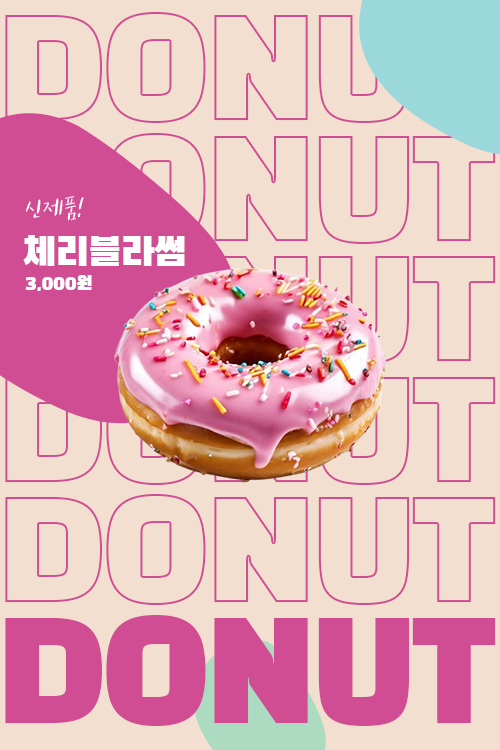
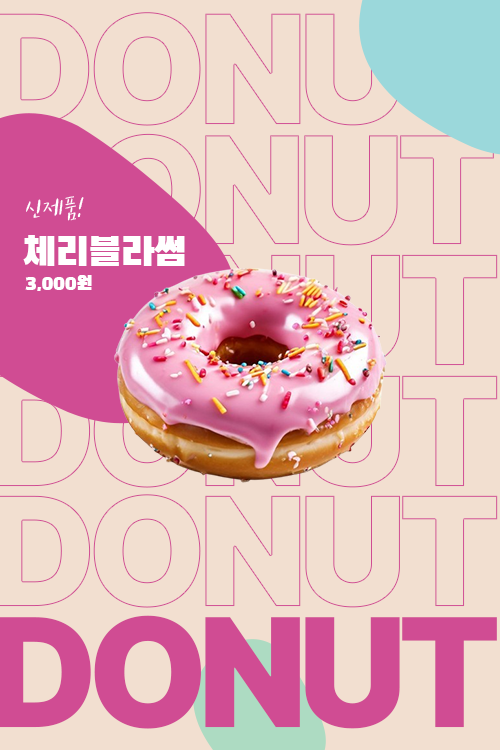
The second 500×750 image is a revision of the first. Changes to its layers:
painted on "DONUT" (1st of 6, in "타이포그래피") over (0, 615, 497, 729)
painted on "DONUT" (2nd of 6, in "타이포그래피") over (0, 494, 498, 608)
painted on "DONUT" (3rd of 6, in "타이포그래피") over (0, 375, 498, 488)
painted on "DONUT" (4th of 6, in "타이포그래피") over (223, 254, 498, 366)
painted on "DONUT" (5th of 6, in "타이포그래피") over (111, 133, 496, 246)
painted on "DONUT" (6th of 6, in "타이포그래피") over (0, 12, 404, 126)